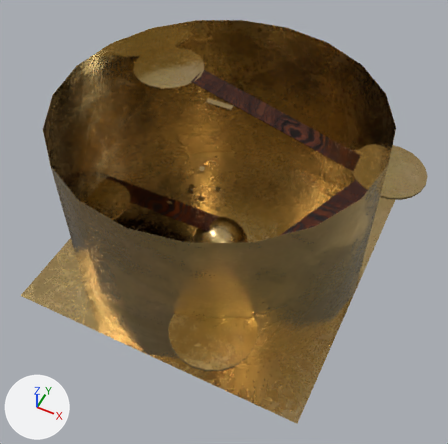
One commit to the FBX model src/assets/demo.fbx: the scene before it, then after it.
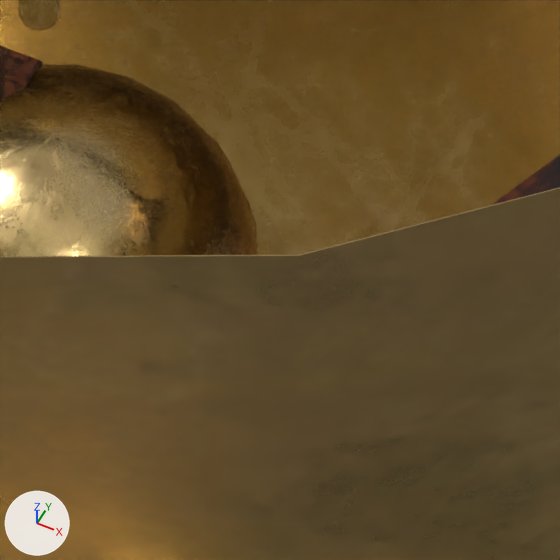
The first picture shows the older version from a 50 mm camera at (1.63, -3.19, 4.3) aimed at (0.13, -0.18, 0.55). The close-ups show both versions on the part from 48% to 64% of the width and 47% to 64% of the height of that picture; other places that the commit changed are outside them. The lights are fixed; the arrows at lower left show +X, +Y and +Z. Where no turn or scale is listed for an object, it has been applied to the vertices.

In view in the first close-up: 'Bridge1', 'Bridge3', 'Coin6', 'Floor', 'Hill', 'Wall'.
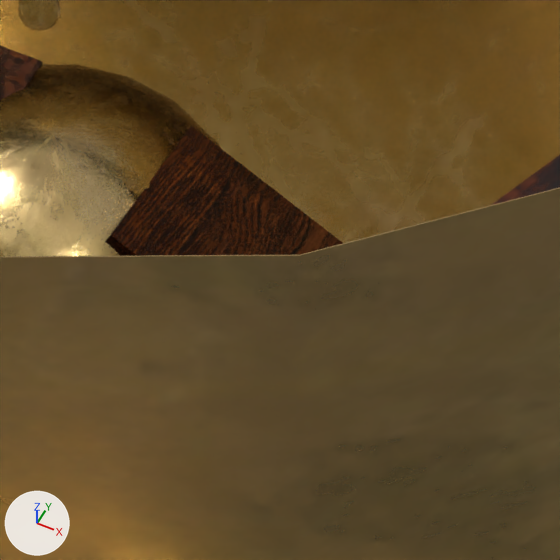
Location of each change, (x1, y1, x2, y2) in pixels of the close-ups (560 x 560 px):
'Plank', added
    after: (105, 126, 343, 256)

The edits, one by one:
Mesh me_mesh_018_1 is new.
It has 8 vertices, 12 faces and spans x -0.237..0.237, y -0.112..0.112, z -0.121..0.121.
It uses material mat_wood_1.
Object 'Plank' (ob_plank) is new; it shows me_mesh_018_1.
Its location is (0.343, -0.001, 0.1).
